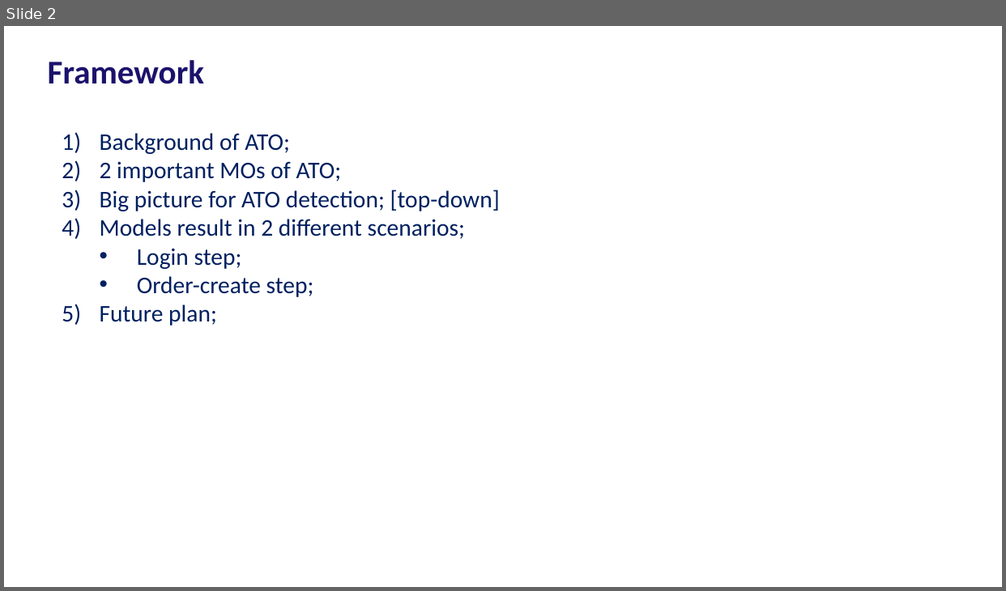
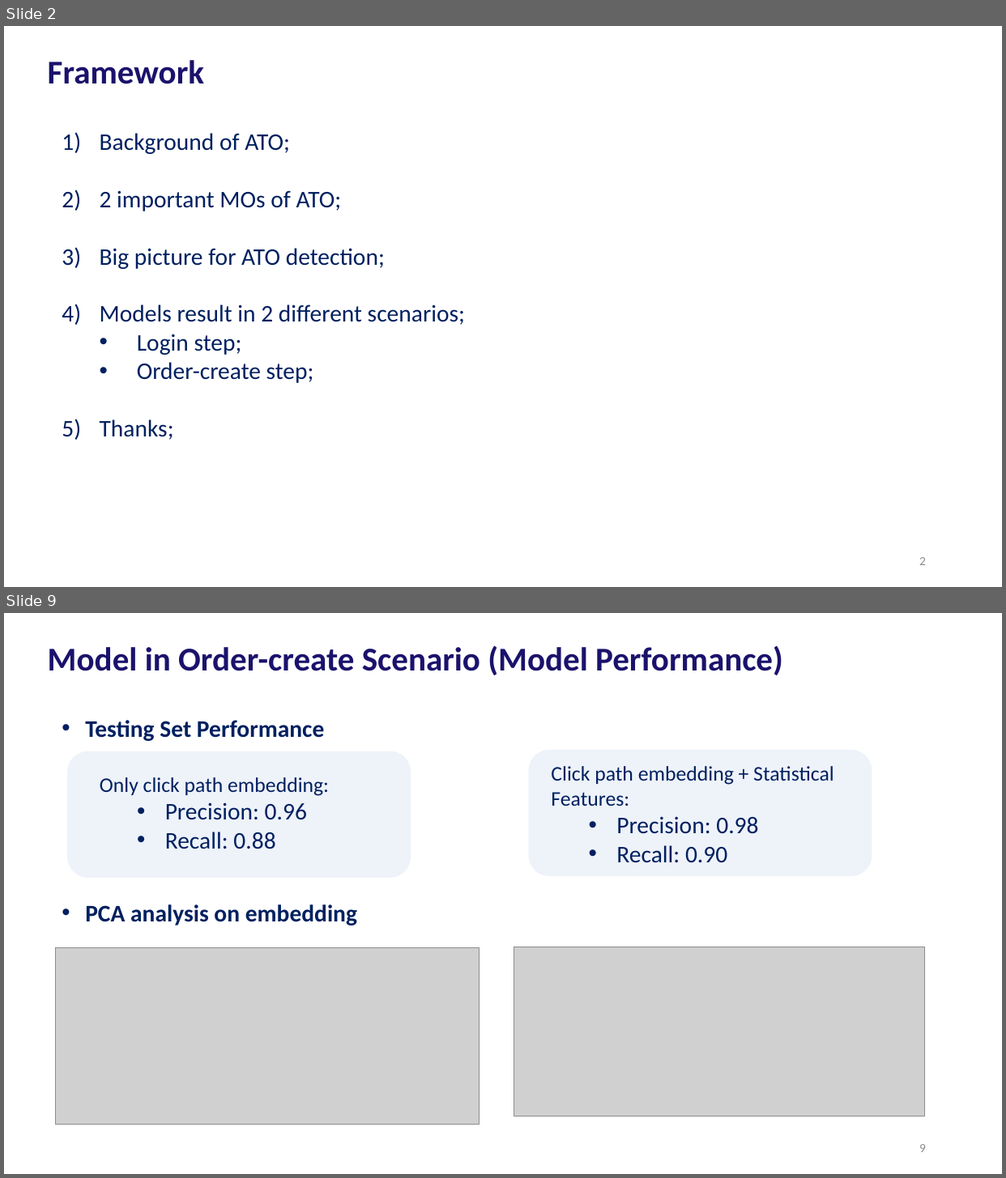
Before and after one commit to JoeWang-0519/JoeWang-0519, a slide deck: Account Takeover/slide/presentation.pptx. Shown one above the other, each under a label of ours: slide 2 before the commit, slides 2 and 9 after it; the slides between them are not shown. The pictures are 1006x591 and 1006x1178 pixels, drawn with LibreOffice and Linux fonts; fonts in the diff are those of the drawing; grey boxes stand for pictures. Boxes give left, top, right and bottom in pixels: in the first picture for what was removed or moved away, otherwise in the second. Text is boxed around its words. In the diff, an @@ line names an element or a change of style, - is before the commit and + after.

```diff
--- a/Account Takeover/slide/presentation.pptx
+++ b/Account Takeover/slide/presentation.pptx
@@ slide 9 added at (4,613,1002,1174), background #FFFFFF @@
@@ title added at (48,645,783,675), 32 pt, text #1B126C, bold @@
+Model in Order-create Scenario (Model Performance)
@@ text added at (85,720,324,741), 23 pt, text #002060, bold @@
+• Testing Set Performance
@@ rounded rectangle added at (68,752,411,878), fill #4372C4 at 9% opacity @@
@@ rounded rectangle added at (529,750,872,876), fill #4372C4 at 9% opacity @@
@@ text added at (100,777,329,850), 23 pt, text #002060 @@
+Only click path embedding:
+  • Precision: 0.96
+  • Recall: 0.88
@@ text added at (551,766,833,863), 20 pt, text #002060 @@
+Click path embedding + Statistical Features:
+  • Precision: 0.98
+  • Recall: 0.90
@@ text added at (85,905,357,926), 23 pt, text #002060, bold @@
+• PCA analysis on embedding
@@ picture added at (56,948,479,1125) @@
@@ picture added at (513,948,925,1116) @@
@@ page number added at (919,1144,926,1152), 12 pt, text #8C8C8C @@
+9
@@ slide 2 changed as well @@
@@ text at (100,248,385,269): text changed @@
-3) Big picture for ATO detection; [top-down]
+3) Big picture for ATO detection;
@@ text at (100,420,174,440): text changed @@
-5) Future plan;
+5) Thanks;
@@ page number added at (919,557,926,565), 12 pt, text #8C8C8C @@
+2
```
Also in this commit, not shown: 2 other slides changed, 6 other slides added, 1 slide removed, 13 other files.
